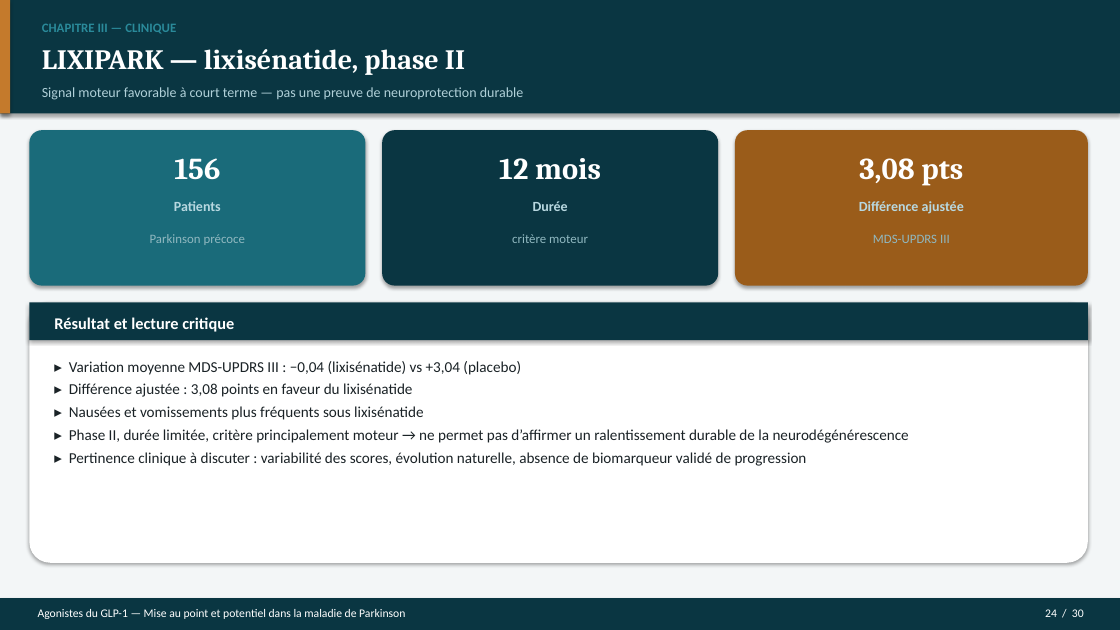
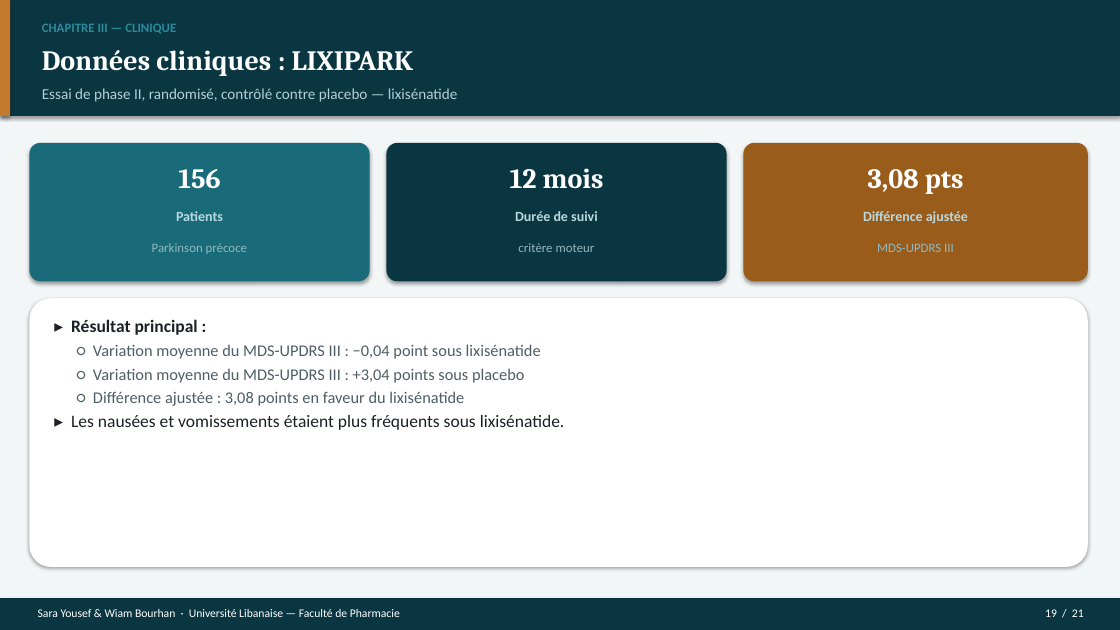
Before and after one commit to Mashtal-Platform/mashtal-platform, a slide deck: slide 19 of docs/presentation/Soutenance_GLP1_Parkinson.pptx (slide 24 before the commit). Drawn at 1120x630 pixels with LibreOffice and Linux fonts; fonts in the diff are those of the drawing. Boxes give left, top, right and bottom in pixels: in the first picture for what was removed or moved away, otherwise in the second. Text is boxed around its words. In the diff, an @@ line names an element or a change of style, - is before the commit and + after.

```diff
--- a/docs/presentation/Soutenance_GLP1_Parkinson.pptx
+++ b/docs/presentation/Soutenance_GLP1_Parkinson.pptx
@@ text at (x1=42, y1=50, x2=414, y2=76): text changed @@
-LIXIPARK — lixisénatide, phase II
+Données cliniques : LIXIPARK
@@ text removed at (x1=42, y1=87, x2=523, y2=100) @@
-Signal moteur favorable à court terme — pas une preuve de neuroprotection durable
@@ text added at (x1=42, y1=88, x2=457, y2=102), 13 pt, text #B0D0D8 @@
+Essai de phase II, randomisé, contrôlé contre placebo — lixisénatide
@@ rounded rectangle resized from (x1=29, y1=130, x2=365, y2=286) to (x1=29, y1=143, x2=370, y2=281) @@
@@ rounded rectangle resized from (x1=382, y1=130, x2=718, y2=286) to (x1=386, y1=143, x2=727, y2=281) @@
@@ rounded rectangle resized from (x1=735, y1=130, x2=1088, y2=286) to (x1=744, y1=143, x2=1088, y2=281) @@
@@ text "156" moved from (x1=174, y1=158, x2=220, y2=180) to (x1=178, y1=169, x2=220, y2=189) @@
@@ size 26 to 24 pt in 3 elements at (x1=178, y1=169, x2=220, y2=189), (x1=868, y1=169, x2=964, y2=194), (x1=510, y1=168, x2=604, y2=189) @@
@@ text "12 mois" moved from (x1=499, y1=158, x2=601, y2=180) to (x1=510, y1=168, x2=604, y2=189) @@
@@ text "3,08 pts" moved from (x1=859, y1=158, x2=963, y2=186) to (x1=868, y1=169, x2=964, y2=194) @@
@@ text "Patients" moved from (x1=174, y1=201, x2=221, y2=211) to (x1=176, y1=211, x2=223, y2=221) @@
@@ text "Différence ajustée" moved from (x1=859, y1=201, x2=964, y2=214) to (x1=863, y1=211, x2=968, y2=224) @@
@@ text "Parkinson précoce" moved from (x1=150, y1=234, x2=245, y2=245) to (x1=152, y1=243, x2=247, y2=254) @@
@@ text "critère moteur" moved from (x1=512, y1=234, x2=588, y2=243) to (x1=518, y1=243, x2=595, y2=252) @@
@@ text at (x1=515, y1=211, x2=598, y2=221): text changed @@
-Durée
+Durée de suivi
@@ text "MDS-UPDRS III" moved from (x1=873, y1=234, x2=950, y2=243) to (x1=877, y1=243, x2=954, y2=252) @@
@@ rounded rectangle resized from (x1=29, y1=302, x2=1088, y2=563) to (x1=29, y1=298, x2=1088, y2=567) @@
@@ rectangle removed at (x1=29, y1=302, x2=1088, y2=340) @@
@@ text removed at (x1=54, y1=317, x2=234, y2=332) @@
-Résultat et lecture critique
@@ text at (x1=71, y1=319, x2=565, y2=430): text changed; size 13 to 14 pt; text colour #1A2226 to #4E5E66 @@
-▸ Variation moyenne MDS-UPDRS III : −0,04 (lixisénatide) vs +3,04 (placebo)
-▸ Différence ajustée : 3,08 points en faveur du lixisénatide
-▸ Nausées et vomissements plus fréquents sous lixisénatide
-▸ Phase II, durée limitée, critère principalement moteur → ne permet pas d’affirmer un ralentissement durable de la neurodégénérescence
-▸ Pertinence clinique à discuter : variabilité des scores, évolution naturelle, absence de biomarqueur validé de progression
+▸ Résultat principal :
+○ Variation moyenne du MDS-UPDRS III : −0,04 point sous lixisénatide
+○ Variation moyenne du MDS-UPDRS III : +3,04 points sous placebo
+○ Différence ajustée : 3,08 points en faveur du lixisénatide
+▸ Les nausées et vomissements étaient plus fréquents sous lixisénatide.
@@ text at (x1=38, y1=609, x2=400, y2=617): text changed @@
-Agonistes du GLP-1 — Mise au point et potentiel dans la maladie de Parkinson
+Sara Yousef & Wiam Bourhan · Université Libanaise — Faculté de Pharmacie
@@ text at (x1=1045, y1=609, x2=1084, y2=617): text changed @@
-24 / 30
+19 / 21
```
Also in this commit, not shown: 1 other slide changed, 19 slides added, 28 slides removed, 2 other files.
